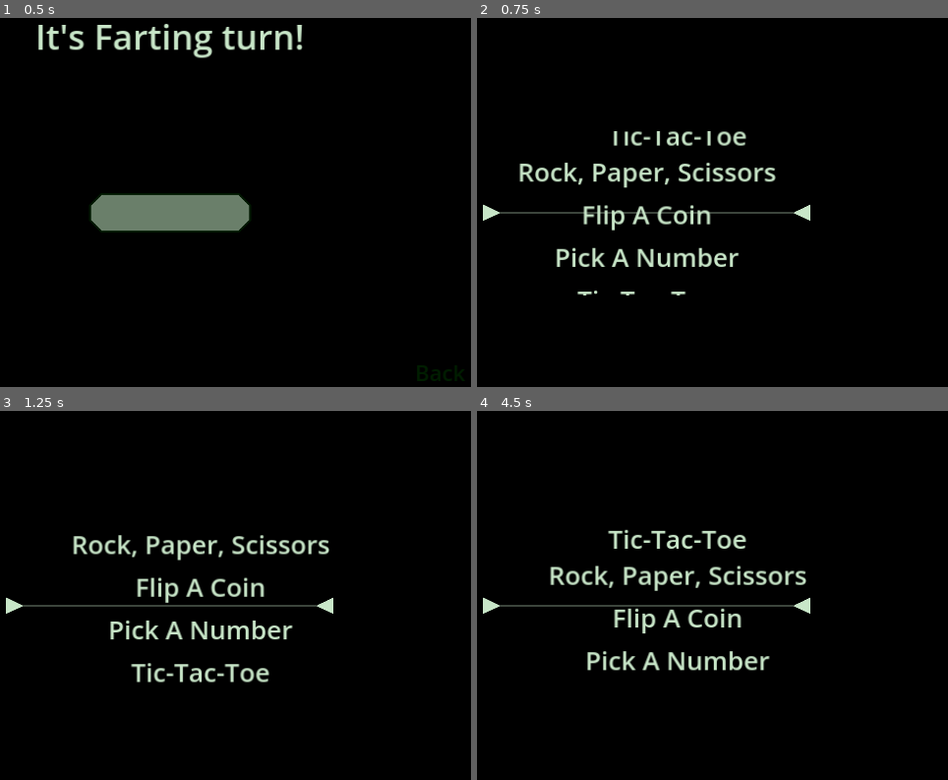
Above: before the commit, frames 1-4 (two rows, left to right).
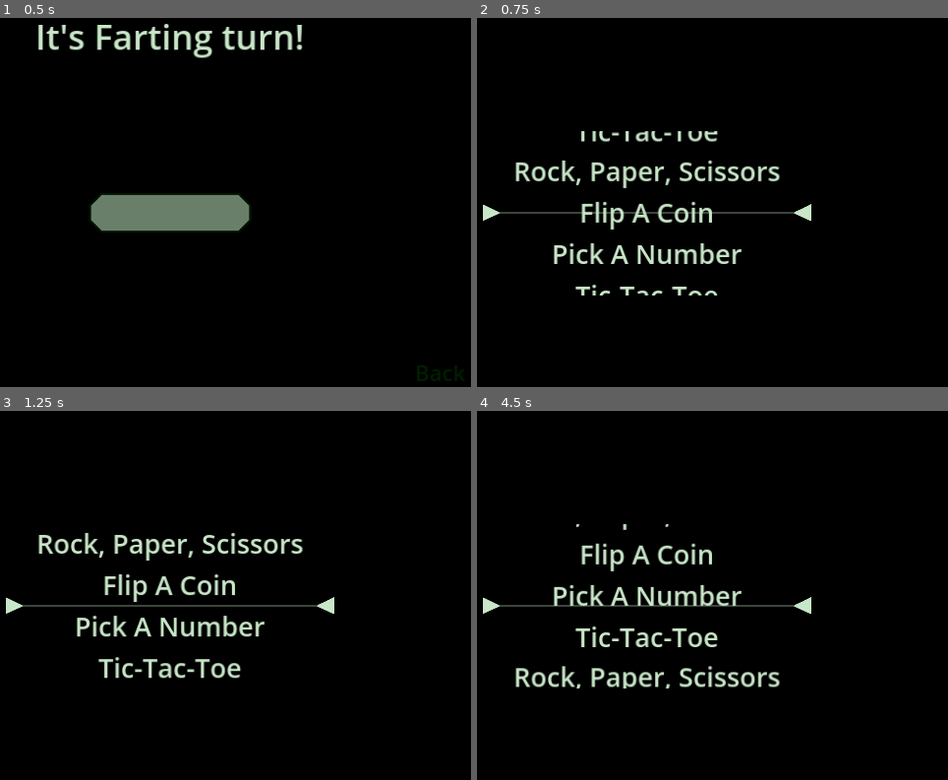
Above: after the commit, the same moments.

Repository: standstilldigitalmedia/MiniGames-gd
Game: Godot game, scene res://WhoseTurn/whose_turn.tscn
The game is run twice, just before and just after one commit, with the same random seed, the same clock (stepped at 60 frames per second) and the same inputs. This scene is started directly instead of the project's main scene.
Inputs (mouse positions are in pixels of both pictures, inside the frame that each line leads up to):
- Up to frame 1 (0.5 s): no input
- Up to frame 2 (0.75 s): click (646, 213) at 0.5 s
- Up to frame 3 (1.25 s): no input
- Up to frame 4 (4.5 s): no input

Frame 1 is identical in both runs. In frame 2, 4.9% of the frame differs, in the area x 8-71%, y 30-76%; in frame 3, 5.7%; in frame 4, 7.2%.
Error in both runs: Cannot call method 'get_value' on a null value. (res://Autoload/config_manager.gd:27)

Commit message:
GamePicker
Moved GameSelectPanel code into GamePicker enabling the two panels' locations to be synchronized with each other.

Diff:
--- a/GamePicker/game_picker.gd
+++ b/GamePicker/game_picker.gd
@@ -1,7 +1,73 @@
 extends Control
 
-func _ready():
-	pass
+var speed = 1500
+var panel_1_pos : Vector2
+var panel_2_pos : Vector2
+var start_position = Vector2(0,-400)
+var end_position = Vector2(0, 400)
+var final_position: Vector2
+var stopping = false;
+var moving = true;
+
+func get_end_y(rando):
+	if rando < 25:
+		return -165 #Tic-Tac-Toe
+	elif rando < 50:
+		return -60 #pick a number
+	elif rando < 75:
+		return 40 #flip a coin
+	else:
+		return 145 #rock, paper, scissors
+
+func check_for_stop():
+	if speed < 500:
+		$Timer2.stop()
+		var rng = RandomNumberGenerator.new()
+		rng.seed = hash(Time.get_datetime_string_from_system())
+		var rando = rng.randf_range(1.0, 100.0)
+		stopping = true
+		final_position = Vector2(0, get_end_y(rando))
+
+func decrease_speed():
+	speed -= 100
+
+func _on_timer_1_timeout():
+	decrease_speed()
+	$Timer2.start()
+
+func _on_timer_2_timeout():
+	decrease_speed()
+	check_for_stop()
 
 func _process(delta):
-	pass
+	if moving:
+		var step = speed * delta
+		panel_1_pos.y += step
+
+	if stopping:
+		if panel_1_pos.y <= final_position.y + 5 and panel_1_pos.y >= final_position.y - 5:
+			moving = false
+
+	if panel_1_pos.y - panel_2_pos.y > 400:
+		panel_2_pos.y = panel_1_pos.y - 400
+
+	if panel_1_pos.y - panel_2_pos.y < 400:
+		panel_2_pos.y = panel_1_pos.y + 400
+
+	if panel_1_pos.y >= end_position.y:
+		panel_1_pos = start_position
+
+	if panel_2_pos.y >= end_position.y:
+		panel_2_pos = start_position
+
+	$Background/Mask/GameSelectPanel1.position = panel_1_pos
+	$Background/Mask/GameSelectPanel2.position = panel_2_pos
+
+
+func _ready():
+	panel_1_pos = $Background/Mask/GameSelectPanel1.position
+	panel_2_pos = $Background/Mask/GameSelectPanel2.position
+	$Timer1.start()
+
+func _on_game_select_panel_1_stopped():
+	$Background/Mask/GameSelectPanel2.moving = false
--- a/GamePicker/game_picker.tscn
+++ b/GamePicker/game_picker.tscn
@@ -1,8 +1,7 @@
-[gd_scene load_steps=4 format=3 uid="uid://bkxjaeoqqwjxc"]
+[gd_scene load_steps=3 format=3 uid="uid://bkxjaeoqqwjxc"]
 
+[ext_resource type="Script" path="res://GamePicker/game_picker.gd" id="1_b7wmh"]
 [ext_resource type="Texture2D" uid="uid://de5kswkt07d81" path="res://GamePicker/Images/picker.png" id="1_nopif"]
-[ext_resource type="Script" path="res://GamePicker/game_select_panel.gd" id="2_dpo0s"]
-[ext_resource type="Theme" uid="uid://b8j56s5ea8gad" path="res://UI/Themes/my_header_label_theme.tres" id="2_jb0qu"]
 
 [node name="GamePicker" type="Control"]
 layout_mode = 3
@@ -11,6 +10,7 @@
 anchor_bottom = 1.0
 grow_horizontal = 2
 grow_vertical = 2
+script = ExtResource("1_b7wmh")
 
 [node name="Background" type="ColorRect" parent="."]
 layout_mode = 1
@@ -25,115 +25,144 @@
 clip_contents = true
 custom_minimum_size = Vector2(800, 400)
 layout_mode = 1
-anchors_preset = 8
-anchor_left = 0.5
-anchor_top = 0.5
-anchor_right = 0.5
-anchor_bottom = 0.5
-offset_left = -400.0
-offset_top = -200.0
-offset_right = 400.0
-offset_bottom = 200.0
+anchor_left = 0.292
+anchor_top = 0.315
+anchor_right = 0.708
+anchor_bottom = 0.685
+offset_left = -0.640076
+offset_top = -0.200043
+offset_right = 0.640015
+offset_bottom = 0.199951
 grow_horizontal = 2
 grow_vertical = 2
 
-[node name="SelectorGraphic" type="TextureRect" parent="Background/Mask"]
+[node name="GameSelectPanel1" type="ColorRect" parent="Background/Mask"]
+custom_minimum_size = Vector2(800, 400)
+layout_mode = 0
+offset_top = -200.0
+offset_right = 800.0
+offset_bottom = 200.0
+color = Color(0, 0, 0, 1)
+
+[node name="VBoxContainer" type="VBoxContainer" parent="Background/Mask/GameSelectPanel1"]
 layout_mode = 1
 anchors_preset = 15
 anchor_right = 1.0
 anchor_bottom = 1.0
 grow_horizontal = 2
 grow_vertical = 2
-texture = ExtResource("1_nopif")
 
-[node name="GameSelectPanel1" type="VBoxContainer" parent="Background/Mask"]
-custom_minimum_size = Vector2(800, 400)
-layout_mode = 1
-anchors_preset = -1
-anchor_top = -0.5
-anchor_right = 1.0
-anchor_bottom = 0.5
-offset_bottom = 12.0
-script = ExtResource("2_dpo0s")
-
-[node name="RockPaperScissors" type="Label" parent="Background/Mask/GameSelectPanel1"]
-custom_minimum_size = Vector2(0, 100)
+[node name="RockPaperScissors" type="Label" parent="Background/Mask/GameSelectPanel1/VBoxContainer"]
+custom_minimum_size = Vector2(0, 97)
 layout_mode = 2
-theme = ExtResource("2_jb0qu")
-theme_override_font_sizes/font_size = 63
+theme_override_colors/font_color = Color(0.784314, 0.901961, 0.784314, 1)
+theme_override_font_sizes/font_size = 65
 text = "Rock, Paper, Scissors"
 horizontal_alignment = 1
 vertical_alignment = 1
 
-[node name="FlipACoin" type="Label" parent="Background/Mask/GameSelectPanel1"]
-custom_minimum_size = Vector2(0, 100)
+[node name="FlipACoin" type="Label" parent="Background/Mask/GameSelectPanel1/VBoxContainer"]
+custom_minimum_size = Vector2(0, 97)
 layout_mode = 2
-theme = ExtResource("2_jb0qu")
-theme_override_font_sizes/font_size = 63
+theme_override_colors/font_color = Color(0.784314, 0.901961, 0.784314, 1)
+theme_override_font_sizes/font_size = 65
 text = "Flip A Coin"
 horizontal_alignment = 1
 vertical_alignment = 1
 
-[node name="PickANumber" type="Label" parent="Background/Mask/GameSelectPanel1"]
-custom_minimum_size = Vector2(0, 100)
+[node name="PickANumber" type="Label" parent="Background/Mask/GameSelectPanel1/VBoxContainer"]
+custom_minimum_size = Vector2(0, 97)
 layout_mode = 2
-theme = ExtResource("2_jb0qu")
-theme_override_font_sizes/font_size = 63
+theme_override_colors/font_color = Color(0.784314, 0.901961, 0.784314, 1)
+theme_override_font_sizes/font_size = 65
 text = "Pick A Number"
 horizontal_alignment = 1
 vertical_alignment = 1
 
-[node name="TicTacToe" type="Label" parent="Background/Mask/GameSelectPanel1"]
-custom_minimum_size = Vector2(0, 100)
+[node name="TicTacToe" type="Label" parent="Background/Mask/GameSelectPanel1/VBoxContainer"]
+custom_minimum_size = Vector2(0, 97)
 layout_mode = 2
-theme = ExtResource("2_jb0qu")
-theme_override_font_sizes/font_size = 63
+theme_override_colors/font_color = Color(0.784314, 0.901961, 0.784314, 1)
+theme_override_font_sizes/font_size = 65
 text = "Tic-Tac-Toe"
 horizontal_alignment = 1
 vertical_alignment = 1
 
-[node name="GameSelectPanel2" type="VBoxContainer" parent="Background/Mask"]
+[node name="GameSelectPanel2" type="ColorRect" parent="Background/Mask"]
 custom_minimum_size = Vector2(800, 400)
+layout_mode = 0
+offset_top = 200.0
+offset_right = 800.0
+offset_bottom = 600.0
+color = Color(0, 0, 0, 1)
+
+[node name="VBoxContainer" type="VBoxContainer" parent="Background/Mask/GameSelectPanel2"]
 layout_mode = 1
-anchors_preset = -1
-anchor_top = 0.5
+anchors_preset = 15
 anchor_right = 1.0
-anchor_bottom = 1.53
-offset_bottom = -6.10352e-05
-script = ExtResource("2_dpo0s")
+anchor_bottom = 1.0
+grow_horizontal = 2
+grow_vertical = 2
 
-[node name="RockPaperScissors" type="Label" parent="Background/Mask/GameSelectPanel2"]
-custom_minimum_size = Vector2(0, 100)
+[node name="RockPaperScissors" type="Label" parent="Background/Mask/GameSelectPanel2/VBoxContainer"]
+custom_minimum_size = Vector2(0, 97)
 layout_mode = 2
-theme = ExtResource("2_jb0qu")
-theme_override_font_sizes/font_size = 63
+theme_override_colors/font_color = Color(0.784314, 0.901961, 0.784314, 1)
+theme_override_font_sizes/font_size = 65
 text = "Rock, Paper, Scissors"
 horizontal_alignment = 1
 vertical_alignment = 1
 
-[node name="FlipACoin" type="Label" parent="Background/Mask/GameSelectPanel2"]
-custom_minimum_size = Vector2(0, 100)
+[node name="FlipACoin" type="Label" parent="Background/Mask/GameSelectPanel2/VBoxContainer"]
+custom_minimum_size = Vector2(0, 97)
 layout_mode = 2
-theme = ExtResource("2_jb0qu")
-theme_override_font_sizes/font_size = 63
+theme_override_colors/font_color = Color(0.784314, 0.901961, 0.784314, 1)
+theme_override_font_sizes/font_size = 65
 text = "Flip A Coin"
 horizontal_alignment = 1
 vertical_alignment = 1
 
-[node name="PickANumber" type="Label" parent="Background/Mask/GameSelectPanel2"]
-custom_minimum_size = Vector2(0, 100)
+[node name="PickANumber" type="Label" parent="Background/Mask/GameSelectPanel2/VBoxContainer"]
+custom_minimum_size = Vector2(0, 97)
 layout_mode = 2
-theme = ExtResource("2_jb0qu")
-theme_override_font_sizes/font_size = 63
+theme_override_colors/font_color = Color(0.784314, 0.901961, 0.784314, 1)
+theme_override_font_sizes/font_size = 65
 text = "Pick A Number"
 horizontal_alignment = 1
 vertical_alignment = 1
 
-[node name="TicTacToe" type="Label" parent="Background/Mask/GameSelectPanel2"]
-custom_minimum_size = Vector2(0, 100)
+[node name="TicTacToe" type="Label" parent="Background/Mask/GameSelectPanel2/VBoxContainer"]
+custom_minimum_size = Vector2(0, 97)
 layout_mode = 2
-theme = ExtResource("2_jb0qu")
-theme_override_font_sizes/font_size = 63
+theme_override_colors/font_color = Color(0.784314, 0.901961, 0.784314, 1)
+theme_override_font_sizes/font_size = 65
 text = "Tic-Tac-Toe"
 horizontal_alignment = 1
 vertical_alignment = 1
+
+[node name="SelectorGraphic" type="TextureRect" parent="Background/Mask"]
+top_level = true
+custom_minimum_size = Vector2(800, 0)
+layout_mode = 1
+anchors_preset = -1
+anchor_left = 0.292
+anchor_top = 0.315
+anchor_right = 0.708
+anchor_bottom = 0.685
+offset_left = -0.640076
+offset_top = -0.200043
+offset_right = 0.640015
+offset_bottom = 0.199951
+grow_horizontal = 2
+grow_vertical = 2
+texture = ExtResource("1_nopif")
+
+[node name="Timer1" type="Timer" parent="."]
+wait_time = 3.0
+one_shot = true
+
+[node name="Timer2" type="Timer" parent="."]
+wait_time = 0.5
+
+[connection signal="timeout" from="Timer1" to="." method="_on_timer_1_timeout"]
+[connection signal="timeout" from="Timer2" to="." method="_on_timer_2_timeout"]
--- a/GamePicker/game_select_panel.gd
+++ /dev/null
@@ -1,32 +0,0 @@
-extends VBoxContainer
-
-var speed = 1500
-var start_position = Vector2(75,-400)
-var end_position = Vector2(75, 400)
-var final_position: Vector2
-var stopping = false;
-var moving = true;
-var tic_tac_toe = Vector2(75,145)
-var guess_a_number = Vector2(75,40)
-var flip_a_coin = Vector2(75,-60)
-var rock_paper_scissors = Vector2(75,-165)
-
-func set_speed(new_speed):
-	speed = new_speed
-
-func stop_at(stop_here):
-	stopping = true
-	final_position = stop_here;
-
-func _process(delta):
-	if moving:
-		var step = speed * delta
-		position.y += step
-
-	if stopping:
-		if position.y <= final_position.y + 5 and position.y >= final_position.y - 5:
-			moving = false
-
-
-	if position.y >= end_position.y:
-		position = start_position
--- a/WhoseTurn/whose_turn.gd
+++ b/WhoseTurn/whose_turn.gd
@@ -7,7 +7,7 @@
 
 func _ready():
 	var whose_turn = ConfigManager.get_whose_turn()
-	$BackgroundRect/TitleLabel.set_text(whose_turn + " gets to go first")
+	$BackgroundRect/TitleLabel.set_text(whose_turn + " gets to go first!")
 	$BackgroundRect/TurnButton.set_text(whose_turn)
 
 
